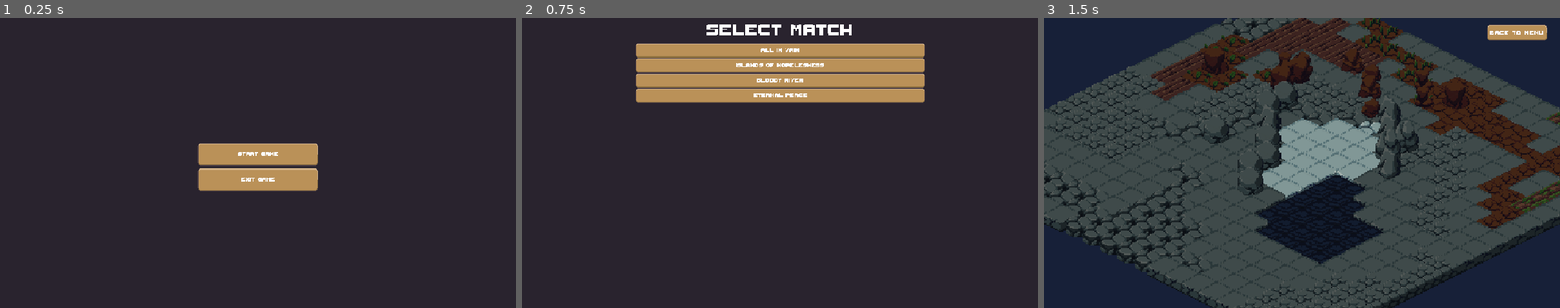
Above: before the commit, frames 1-3 (left to right).
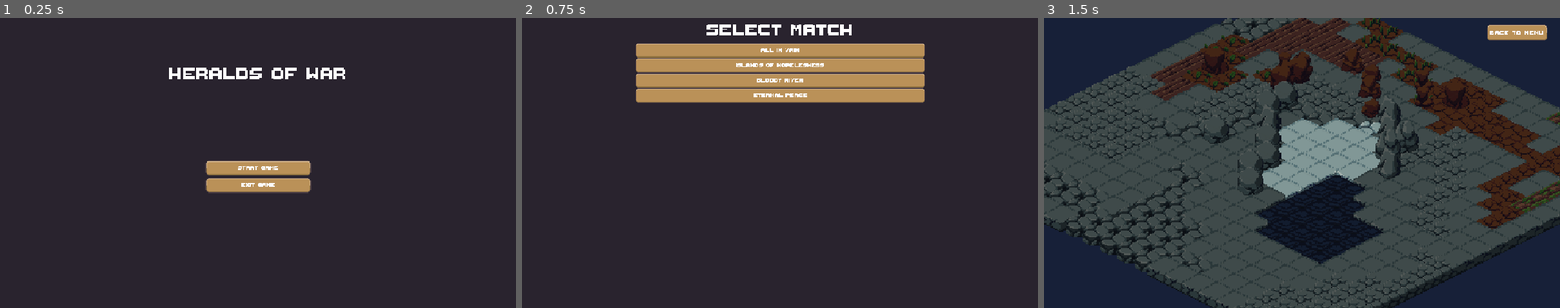
Above: after the commit, the same moments.

Repository: agh-cs-imbeciles/heralds-of-war
Game: Godot game, scene res://scenes/ui/menu/menu.tscn
Same seed, same stepped clock (60 frames per second), same inputs: the game is played once before the commit and once after it.
Inputs:
- Up to frame 1 (0.25 s): no input
- Up to frame 2 (0.75 s): click "START GAME" at 0.5 s
- Up to frame 3 (1.5 s): click "All in Vain" at 1.25 s

The runs differ from the first frame. In frame 1, 3.7% of the frame differs, in the area x 32-67%, y 17-61%; in frame 2, nothing differs; in frame 3, nothing differs.

Commit message:
Feat: Add game title to menu

Diff:
--- a/scenes/ui/menu/menu.tscn
+++ b/scenes/ui/menu/menu.tscn
@@ -13,22 +13,34 @@
 anchor_bottom = 1.0
 grow_horizontal = 2
 grow_vertical = 2
+theme = ExtResource("2_r4xos")
 
-[node name="AspectRatioContainer" type="AspectRatioContainer" parent="."]
+[node name="VBoxContainer" type="VBoxContainer" parent="."]
 layout_mode = 1
 anchors_preset = -1
-anchor_top = 0.43
+anchor_top = 0.15
 anchor_right = 1.0
-anchor_bottom = 0.57
-offset_bottom = 14.8
+anchor_bottom = 0.85
 grow_horizontal = 2
 grow_vertical = 2
-ratio = 2.5
 
-[node name="VBoxContainer" type="VBoxContainer" parent="AspectRatioContainer"]
+[node name="GameTitle" type="Label" parent="VBoxContainer"]
 layout_mode = 2
+theme_override_font_sizes/font_size = 50
+text = "HERALDS OF WAR"
+horizontal_alignment = 1
 
-[node name="StartGameButton" type="Button" parent="AspectRatioContainer/VBoxContainer"]
+[node name="VSpacer1" type="Control" parent="VBoxContainer"]
+custom_minimum_size = Vector2(0, 32)
+layout_mode = 2
+size_flags_vertical = 3
+
+[node name="VBoxContainer" type="VBoxContainer" parent="VBoxContainer"]
+layout_mode = 2
+size_flags_horizontal = 4
+
+[node name="StartGameButton" type="Button" parent="VBoxContainer/VBoxContainer"]
+custom_minimum_size = Vector2(196, 0)
 layout_mode = 2
 size_flags_vertical = 3
 theme = ExtResource("2_r4xos")
@@ -36,13 +48,19 @@
 script = ExtResource("2_q18yf")
 scene_to_change = ExtResource("3_r4xos")
 
-[node name="ExitGameButton" type="Button" parent="AspectRatioContainer/VBoxContainer"]
+[node name="ExitGameButton" type="Button" parent="VBoxContainer/VBoxContainer"]
+custom_minimum_size = Vector2(196, 0)
 layout_mode = 2
 size_flags_vertical = 3
 theme = ExtResource("2_r4xos")
 text = "EXIT GAME"
 script = ExtResource("3_ldhvw")
 
-[connection signal="resized" from="AspectRatioContainer/VBoxContainer/StartGameButton" to="AspectRatioContainer/VBoxContainer/StartGameButton" method="__resize_font"]
-[connection signal="pressed" from="AspectRatioContainer/VBoxContainer/ExitGameButton" to="AspectRatioContainer/VBoxContainer/ExitGameButton" method="__exit_game"]
-[connection signal="resized" from="AspectRatioContainer/VBoxContainer/ExitGameButton" to="AspectRatioContainer/VBoxContainer/ExitGameButton" method="__resize_font"]
+[node name="VSpacer2" type="Control" parent="VBoxContainer"]
+custom_minimum_size = Vector2(0, 32)
+layout_mode = 2
+size_flags_vertical = 3
+
+[connection signal="resized" from="VBoxContainer/VBoxContainer/StartGameButton" to="VBoxContainer/VBoxContainer/StartGameButton" method="__resize_font"]
+[connection signal="pressed" from="VBoxContainer/VBoxContainer/ExitGameButton" to="VBoxContainer/VBoxContainer/ExitGameButton" method="__exit_game"]
+[connection signal="resized" from="VBoxContainer/VBoxContainer/ExitGameButton" to="VBoxContainer/VBoxContainer/ExitGameButton" method="__resize_font"]
--- a/themes/main_theme.tres
+++ b/themes/main_theme.tres
@@ -79,4 +79,5 @@
 Button/styles/hover_pressed_mirrored = SubResource("StyleBoxTexture_puucq")
 Button/styles/normal = SubResource("StyleBoxTexture_7ceur")
 Button/styles/pressed = SubResource("StyleBoxTexture_1mjdo")
+Label/fonts/font = ExtResource("1_funo8")
 PanelContainer/styles/panel = SubResource("StyleBoxTexture_ydht1")
